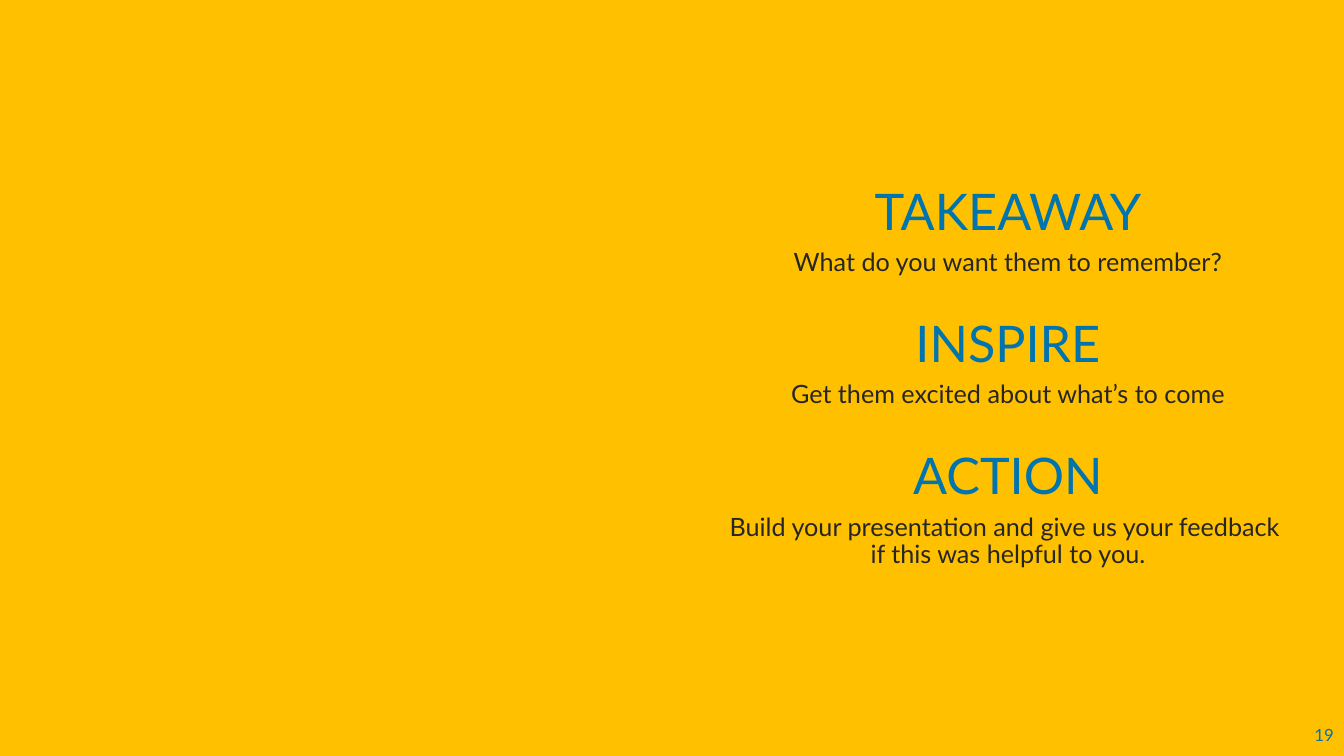
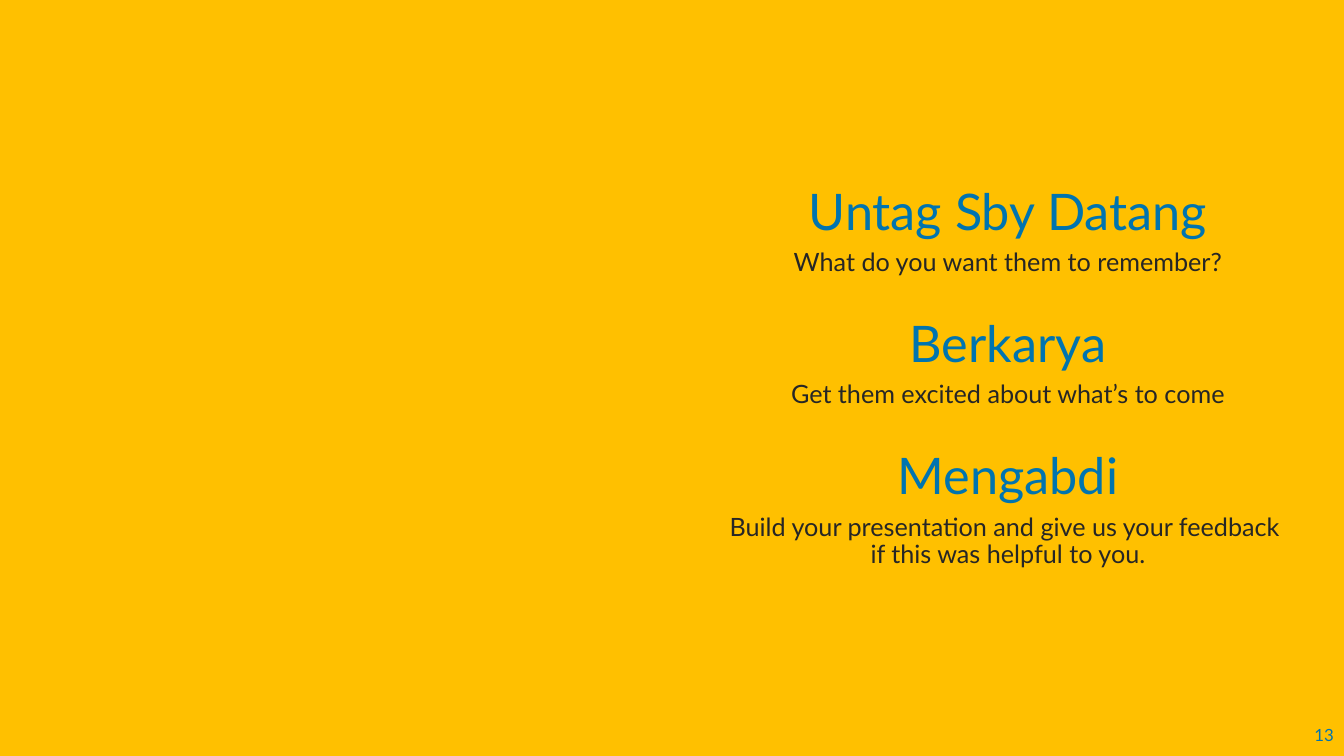
Before and after one commit to chariotofthesun/kkngenap2024, a slide deck: slide 13 of petunjuk teknis luaran kkn untag sby.pptx (slide 19 before the commit). Drawn at 1344x756 pixels with LibreOffice and Linux fonts; fonts in the diff are those of the drawing; background and template pictures are left out. Boxes give left, top, right and bottom in pixels: in the first picture for what was removed or moved away, otherwise in the second. Text is boxed around its words. In the diff, an @@ line names an element or a change of style, - is before the commit and + after.

```diff
--- a/petunjuk teknis luaran kkn untag sby.pptx
+++ b/petunjuk teknis luaran kkn untag sby.pptx
@@ text at (809,193,1207,239): text changed @@
-TAKEAWAY
+Untag Sby Datang
@@ text at (910,325,1107,371): text changed @@
-INSPIRE
+Berkarya
@@ text at (898,457,1118,503): text changed @@
-ACTION
+Mengabdi
@@ page number at (1314,729,1333,741): text changed @@
-19
+13
```
Also in this commit, not shown: 8 other slides changed, 5 slides added, 12 slides removed.
